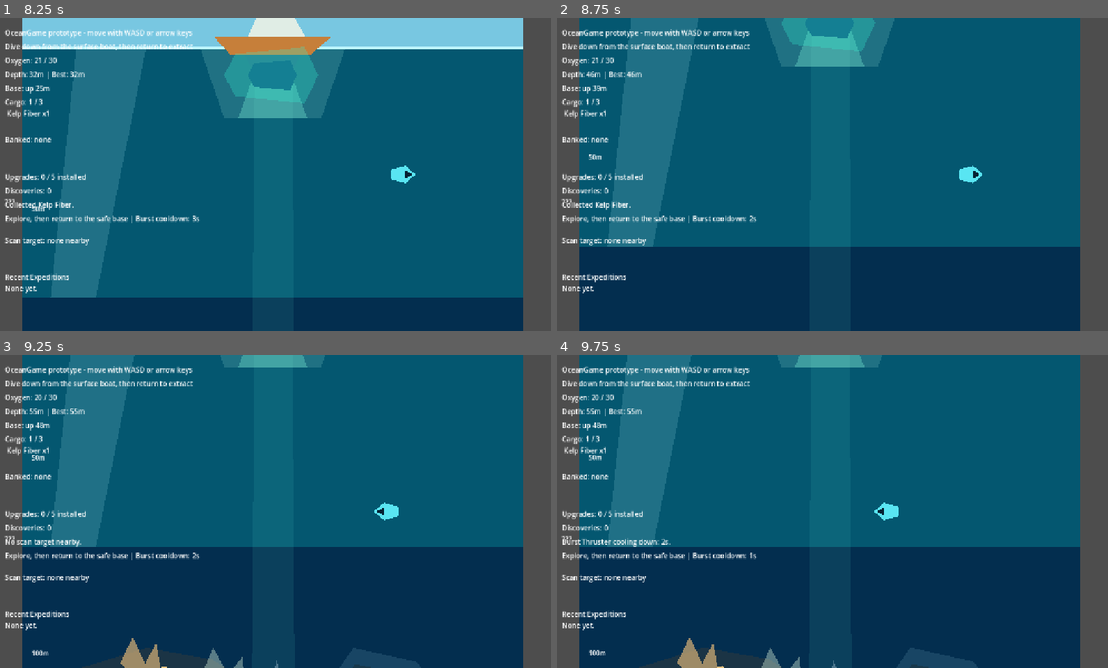
Above: before the commit, frames 1-4 (two rows, left to right).
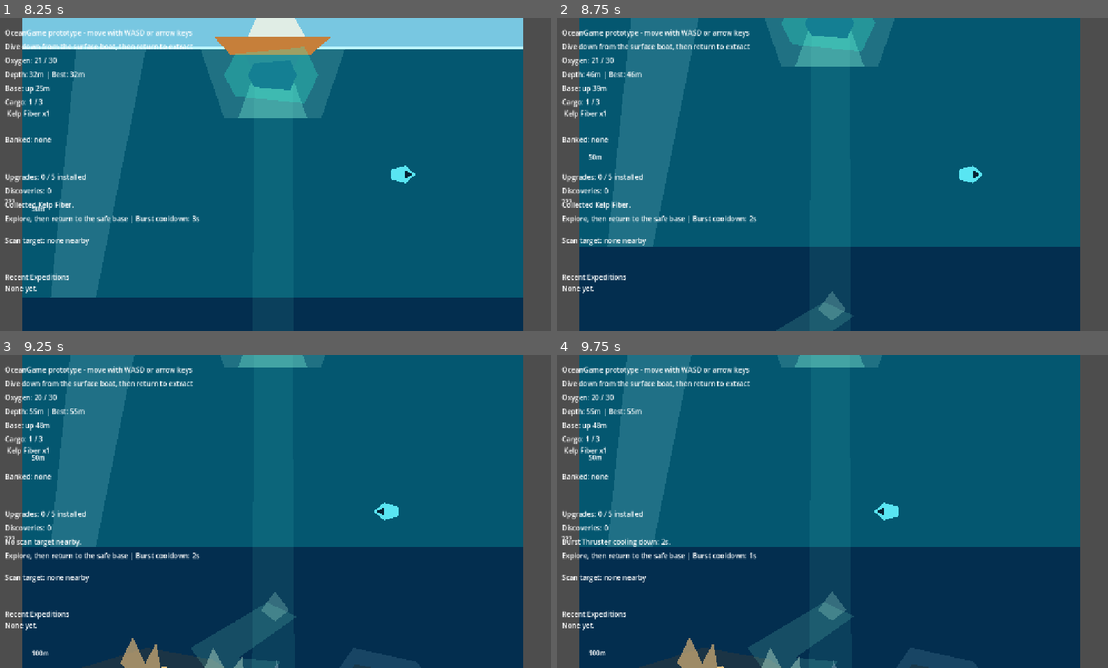
Above: after the commit, the same moments.

Repository: joeypshell/OceanGame
Game: Godot game, scene res://scenes/Main.tscn
Same seed, same stepped clock (60 frames per second), same inputs: the game is played once before the commit and once after it.
Inputs:
- Up to frame 1 (8.25 s): tap E (interact) at 0.5, 0.6, 2.1, 3.6, 5.1, 6.6, 8.1 s; hold D (move_right) 0.53-1.28 s; hold S (move_down) 1.28-2.03 s; tap F (scan) every 1.5 s from 1.35 to 7.35 s; hold D (move_right) 2.03-2.78 s; hold Space (burst_thruster) 2.78-3.53 s; tap R (restart_dive) at 3.5 s; hold A (move_left) 3.53-5.03 s; hold S (move_down) 5.03-5.78 s; hold D (move_right) 5.78-6.53 s; hold Space (burst_thruster) 6.53-7.28 s; hold D (move_right) 7.28-8.03 s; hold S (move_down) from 8.03 s (still down)
- Up to frame 2 (8.75 s): keep holding S (move_down)
- Up to frame 3 (9.25 s): release S (move_down) at 8.78 s; hold A (move_left) from 8.78 s (still down); tap F (scan) at 8.85 s
- Up to frame 4 (9.75 s): release A (move_left) at 9.53 s; hold Space (burst_thruster) from 9.53 s (still down); tap E (interact) at 9.6 s

Frame 1 is identical in both runs. In frame 2, 0.8% of the frame differs, in the area x 39-54%, y 87-100%; in frame 3, 1.9%; in frame 4, 1.9%, in the area x 34-54%, y 75-100%.

Commit message:
Resolve #78 Shell Reef return readability

Diff:
--- a/scenes/Main.tscn
+++ b/scenes/Main.tscn
@@ -100,6 +100,14 @@
 [node name="ReefCurrentGap" type="Polygon2D" parent="ShellReefPocket"]
 color = Color(0.72, 0.96, 1, 0.12)
 polygon = PackedVector2Array(846, 1018, 1008, 1054, 1138, 1232, 1074, 1302, 936, 1170, 790, 1098)
+
+[node name="ReefReturnCurrent" type="Polygon2D" parent="ShellReefPocket"]
+color = Color(0.52, 1, 0.86, 0.15)
+polygon = PackedVector2Array(430, 1018, 626, 902, 702, 938, 552, 1044, 660, 1054, 596, 1114, 474, 1080)
+
+[node name="ReefReturnBeacon" type="Polygon2D" parent="ShellReefPocket"]
+color = Color(0.74, 1, 0.9, 0.24)
+polygon = PackedVector2Array(610, 922, 646, 874, 682, 922, 646, 950)
 
 [node name="DeepGlowHint" type="Polygon2D" parent="."]
 color = Color(0.52, 1, 0.22, 0.24)
Not shown, changed: docs/current/GAMEPLAY.md
Not shown, changed: docs/current/ROADMAP.md
